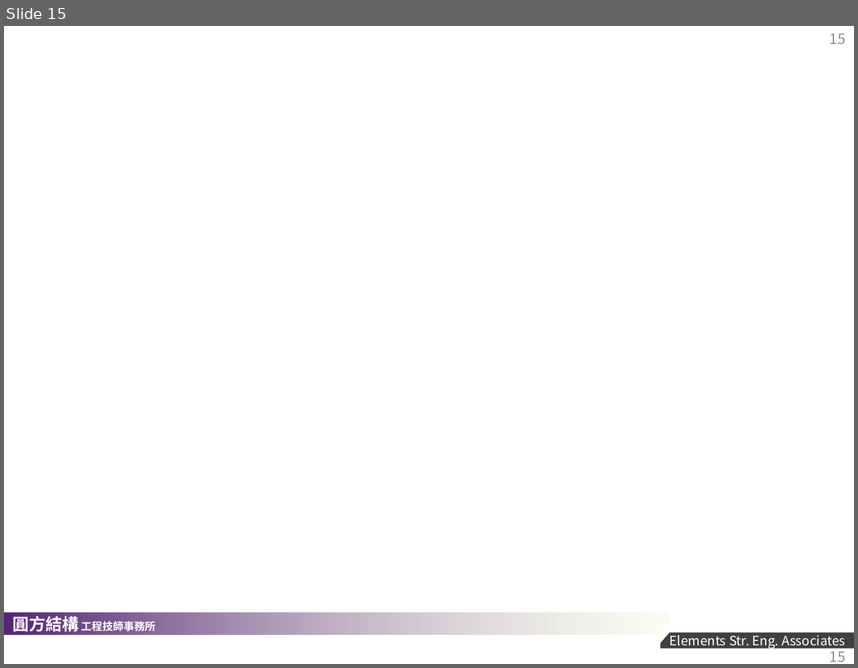
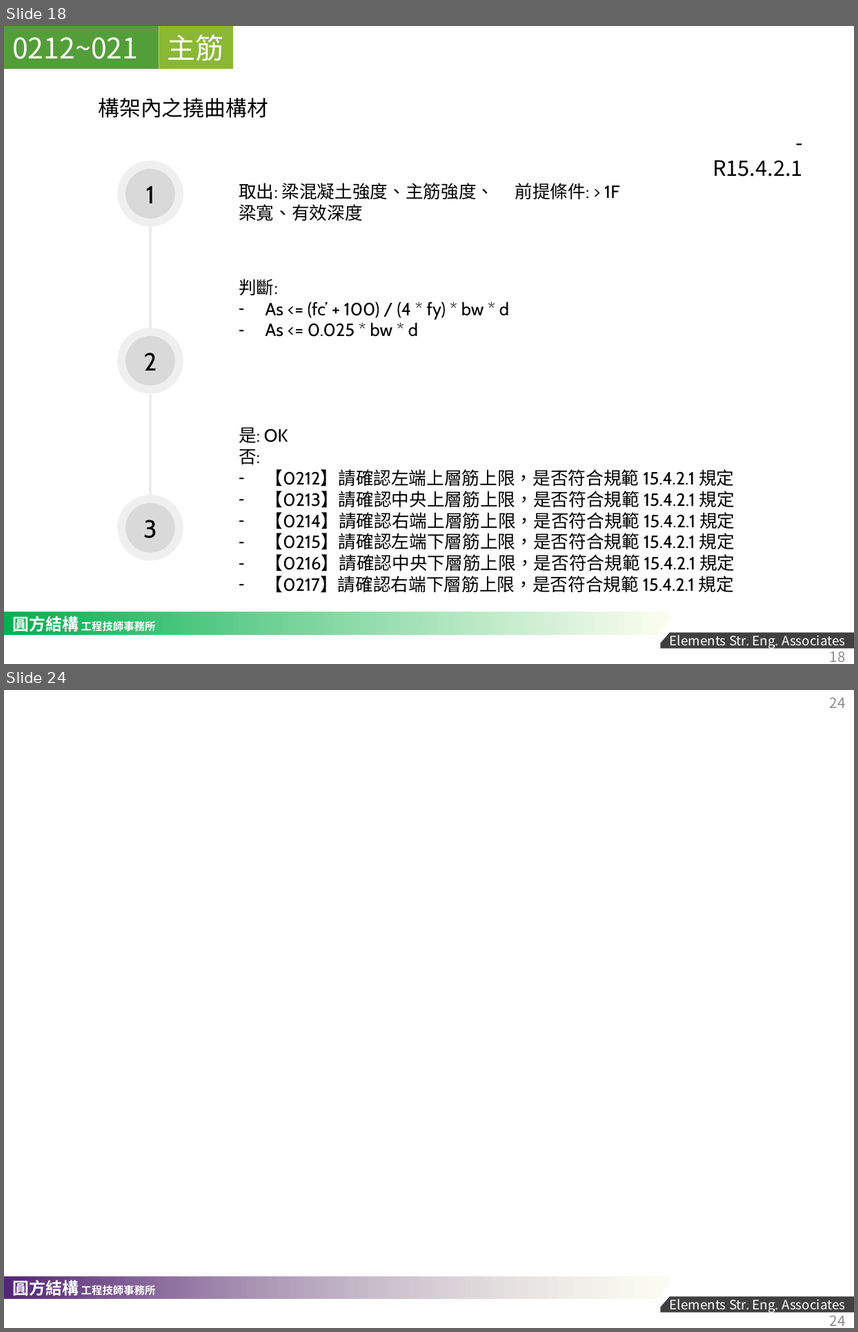
Before and after one commit to skyran1278/VbaProject, a slide deck: 20170524_RCScan/2018-1207 RC SCAN 說明文件.pptx. Shown one above the other, each under a label of ours: slide 15 before the commit, slides 18 and 24 after it; the slides between them are not shown. The pictures are 858x668 and 858x1332 pixels, drawn with LibreOffice and Linux fonts; fonts in the diff are those of the drawing; background and template pictures are left out. Boxes give left, top, right and bottom in pixels: in the first picture for what was removed or moved away, otherwise in the second. Text is boxed around its words. In the diff, an @@ line names an element or a change of style, - is before the commit and + after.

```diff
--- a/20170524_RCScan/2018-1207 RC SCAN 說明文件.pptx
+++ b/20170524_RCScan/2018-1207 RC SCAN 說明文件.pptx
@@ slide 18 added at (4, 26, 854, 664), background #FFFFFF; not listed: 3 template elements that a slide beside it also shows @@
@@ rectangle added at (4, 26, 159, 69), fill #549E39, 24 pt, text #FFFFFF @@
+0212~0217
@@ rectangle added at (159, 26, 234, 69), fill #8AB833, 24 pt, text #FFFFFF @@
+主筋
@@ text added at (98, 98, 268, 118), 18 pt, text #000000 @@
+構架內之撓曲構材
@@ ellipse added at (117, 161, 183, 226), fill #D9D9D9 at 42% opacity, 21 pt, text #000000 @@
+1
@@ ellipse added at (125, 169, 175, 218), fill #D9D9D9 @@
@@ text added at (713, 160, 803, 176), 18 pt, text #000000 @@
+- R15.4.2.1
@@ text added at (239, 183, 495, 221), 15 pt, text #000000 @@
+取出: 梁混凝土強度、主筋強度、梁寬、有效深度
@@ text added at (515, 183, 620, 199), 15 pt, text #000000 @@
+前提條件: > 1F
@@ line added from (150, 227) to (150, 328), #EDECEC 2.25 pt @@
@@ text added at (239, 279, 509, 336), 15 pt, text #000000 @@
+判斷:
+– As <= (fc’ + 100) / (4 * fy) * bw * d
+– As <= 0.025 * bw * d
@@ ellipse added at (117, 328, 183, 393), fill #D9D9D9 at 42% opacity, 21 pt, text #000000 @@
+2
@@ ellipse added at (125, 335, 175, 385), fill #D9D9D9 @@
@@ line added from (150, 393) to (150, 495), #EDECEC 2.25 pt @@
@@ text added at (239, 427, 735, 592), 15 pt, text #000000 @@
+是: OK
+否:
+– 【0212】請確認左端上層筋上限，是否符合規範 15.4.2.1 規定
+– 【0213】請確認中央上層筋上限，是否符合規範 15.4.2.1 規定
+– 【0214】請確認右端上層筋上限，是否符合規範 15.4.2.1 規定
+– 【0215】請確認左端下層筋上限，是否符合規範 15.4.2.1 規定
+– 【0216】請確認中央下層筋上限，是否符合規範 15.4.2.1 規定
+– 【0217】請確認右端下層筋上限，是否符合規範 15.4.2.1 規定
@@ ellipse added at (117, 495, 183, 560), fill #D9D9D9 at 42% opacity, 21 pt, text #000000 @@
+3
@@ ellipse added at (125, 503, 175, 552), fill #D9D9D9 @@
@@ rectangle added at (4, 612, 670, 635), fill gradient #00B050 to #FBFDED @@
@@ page number added at (830, 647, 846, 661), 12 pt, text #8C8C8C @@
+18
@@ what was slide 15 is now slide 24 @@
@@ page number at (830, 698, 846, 708): text changed @@
-15
+24
@@ page number at (830, 1311, 846, 1325): text changed @@
-15
+24
```
Also in this commit, not shown: 6 slides changed, 16 other slides added, 8 slides removed, 2 other files.
